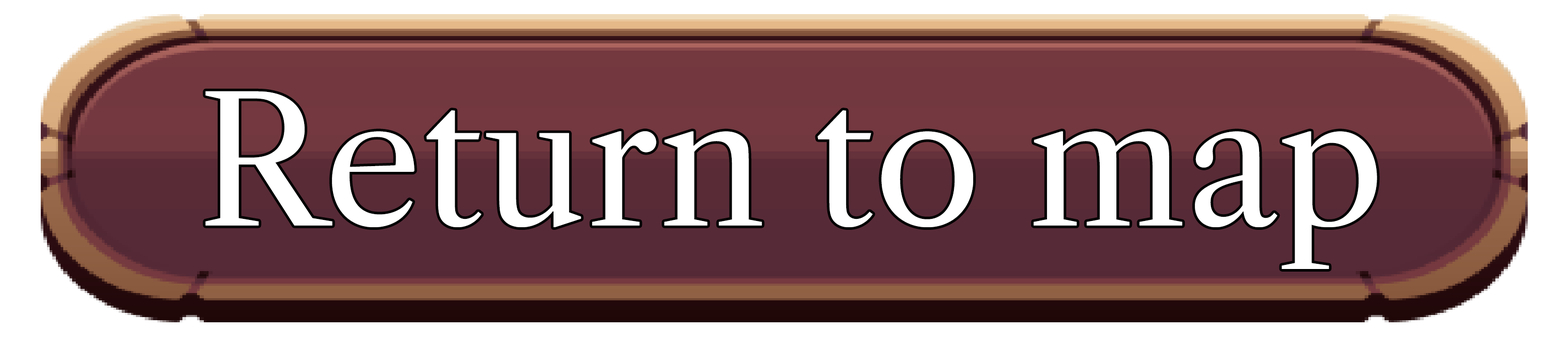
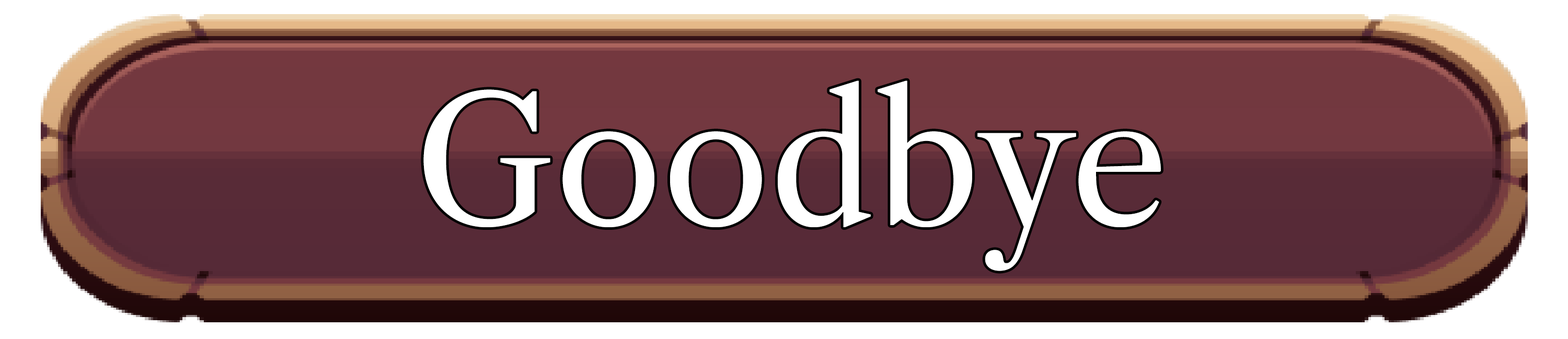
Before/after of a 1568 × 339 layered artwork. What changed in the layer stack:
painted on "Button" over left=205, top=80, right=1378, bottom=272
